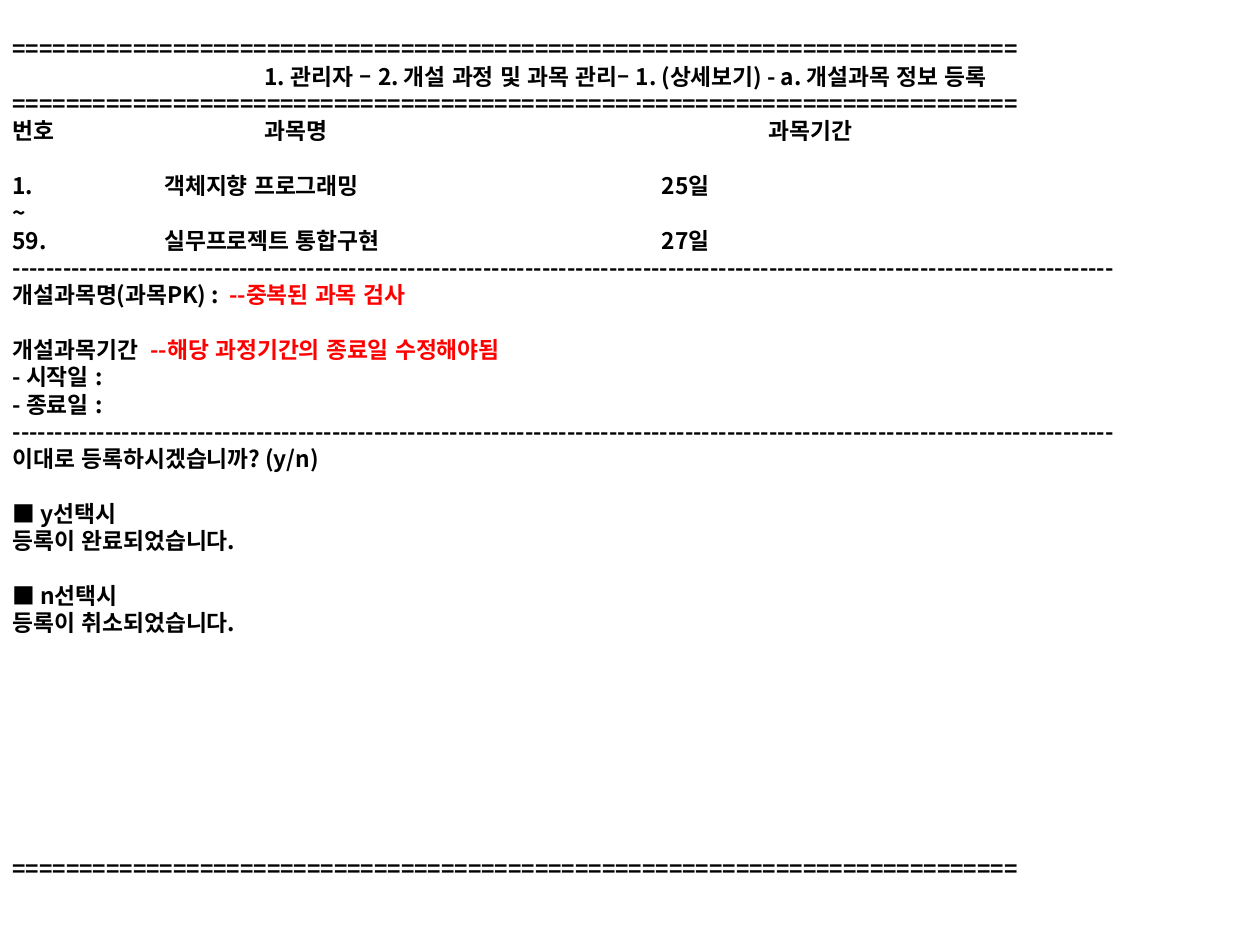
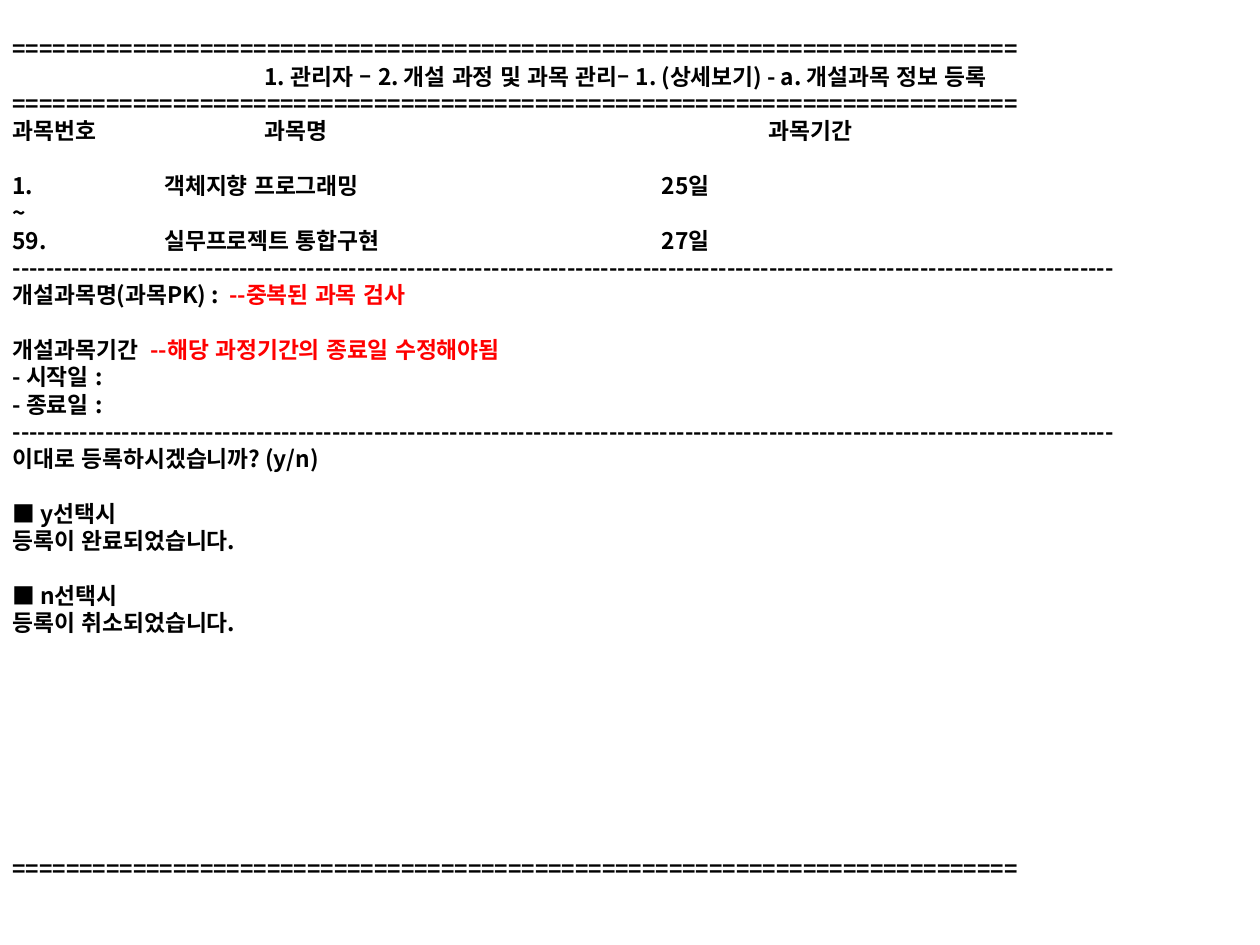
Before and after one commit to Yian-Kim/SEDU-Center, a slide deck: slide 15 of 03. 화면설계/01. 관리자/[디비2조]화면설계_관리자.pptx. Drawn at 1260x945 pixels with LibreOffice and Linux fonts; fonts in the diff are those of the drawing. Boxes give left, top, right and bottom in pixels: in the first picture for what was removed or moved away, otherwise in the second. Text is boxed around its words. In the diff, an @@ line names an element or a change of style, - is before the commit and + after.

Commit message:
Modify File [[디비2조]화면설계_관리자.pptx]
1. POWER POINT 파일 수정

- [디비2조]화면설계_관리자.pptx 파일 수정
  (03. 화면설계\01. 관리자\[디비2조]화면설계_관리자.pptx)
- 모든 메뉴 추가

```diff
--- a/03. 화면설계/01. 관리자/[디비2조]화면설계_관리자.pptx
+++ b/03. 화면설계/01. 관리자/[디비2조]화면설계_관리자.pptx
@@ title at <box>13,66,987,633</box>: text changed @@
-===========================================================================
-1. 관리자 – 2. 개설 과정 및 과목 관리– 1. (상세보기) - a. 개설과목 정보 등록
-===========================================================================
-번호 과목명 과목기간
-1. 객체지향 프로그래밍 25일
-~
-59. 실무프로젝트 통합구현 27일
------------------------------------------------------------------------------------------------------------------------------------
-개설과목명(과목PK) : --중복된 과목 검사
-개설과목기간 --해당 과정기간의 종료일 수정해야됨
-- 시작일 :
-- 종료일 :
------------------------------------------------------------------------------------------------------------------------------------
-이대로 등록하시겠습니까? (y/n)
-■ y선택시
-등록이 완료되었습니다.
-■ n선택시
-등록이 취소되었습니다.
-===========================================================================
+===========================================================================
+1. 관리자 – 2. 개설 과정 및 과목 관리– 1. (상세보기) - a. 개설과목 정보 등록
+===========================================================================
+과목번호 과목명 과목기간
+1. 객체지향 프로그래밍 25일
+~
+59. 실무프로젝트 통합구현 27일
+-----------------------------------------------------------------------------------------------------------------------------------
+개설과목명(과목PK) : --중복된 과목 검사
+개설과목기간 --해당 과정기간의 종료일 수정해야됨
+- 시작일 :
+- 종료일 :
+-----------------------------------------------------------------------------------------------------------------------------------
+이대로 등록하시겠습니까? (y/n)
+■ y선택시
+등록이 완료되었습니다.
+■ n선택시
+등록이 취소되었습니다.
+===========================================================================
```
Also in this commit, not shown: 3 other slides changed, 16 slides added.
